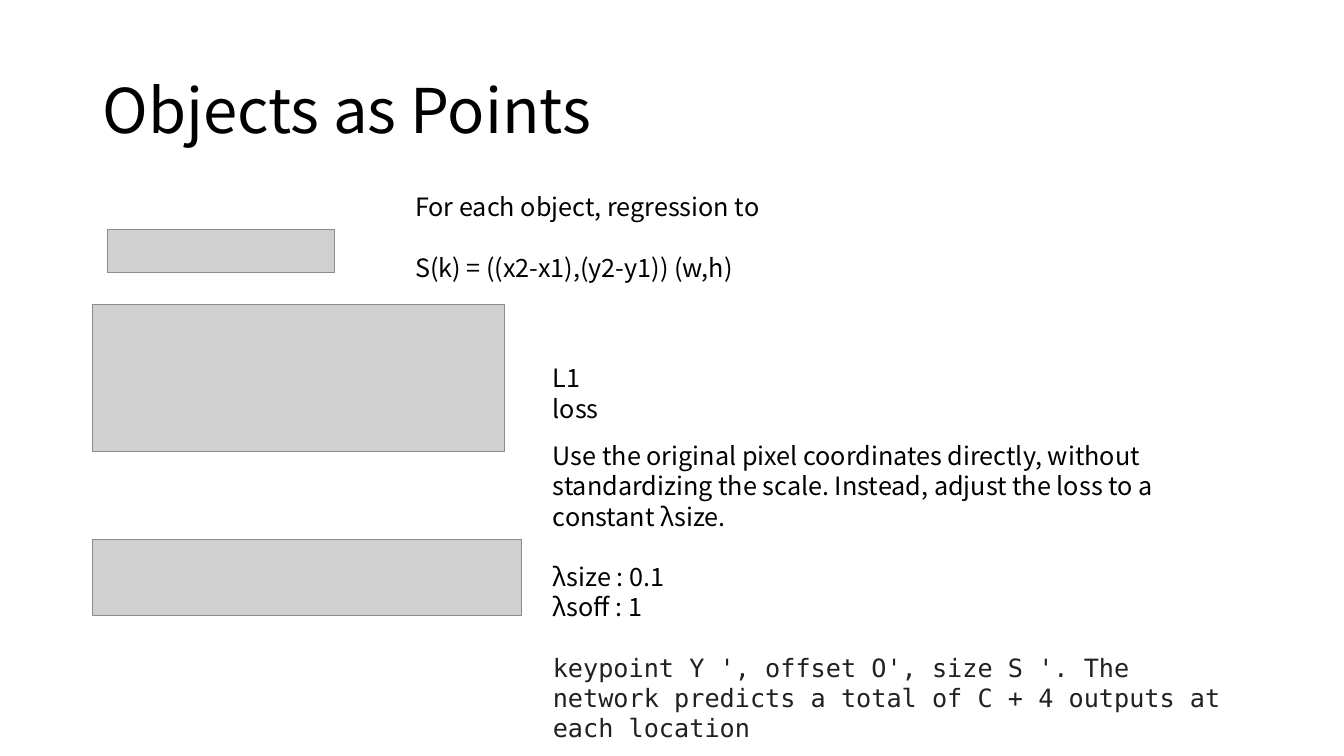
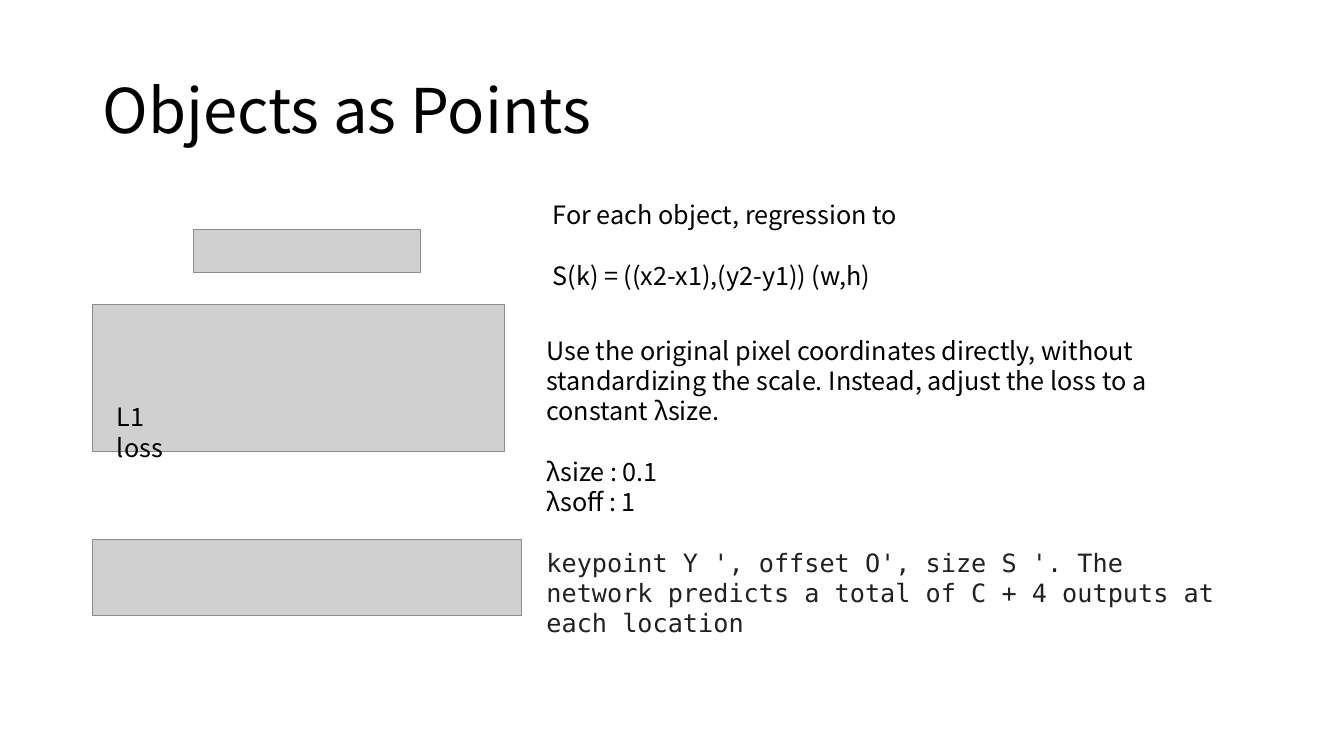
Before and after one commit to jjeamin/jjeamin.github.io, a slide deck: slide 12 of _posts/ppt/CenterNet.pptx. Drawn at 1344x756 pixels with LibreOffice and Linux fonts; fonts in the diff are those of the drawing; grey boxes stand for pictures. Boxes give left, top, right and bottom in pixels: in the first picture for what was removed or moved away, otherwise in the second. Text is boxed around its words. In the diff, an @@ line names an element or a change of style, - is before the commit and + after.

```diff
--- a/_posts/ppt/CenterNet.pptx
+++ b/_posts/ppt/CenterNet.pptx
@@ text "For each object, regression to": place and size @@
-text "For each object, regression to" at (415, 196, 759, 283)
+text "For each object, regression to" at (553, 204, 897, 291)
@@ picture: place and size @@
-picture at (107, 230, 335, 273)
+picture at (194, 230, 421, 273)
@@ text "Use the original pixel coordinates ...": place and size @@
-text "Use the original pixel coordinates ..." at (553, 445, 1220, 713)
+text "Use the original pixel coordinates ..." at (546, 340, 1214, 608)
@@ text "L1 loss" rewrapped from (553, 368, 599, 419) to (117, 407, 163, 463) @@
```
Also in this commit, not shown: 1 other slide changed.
